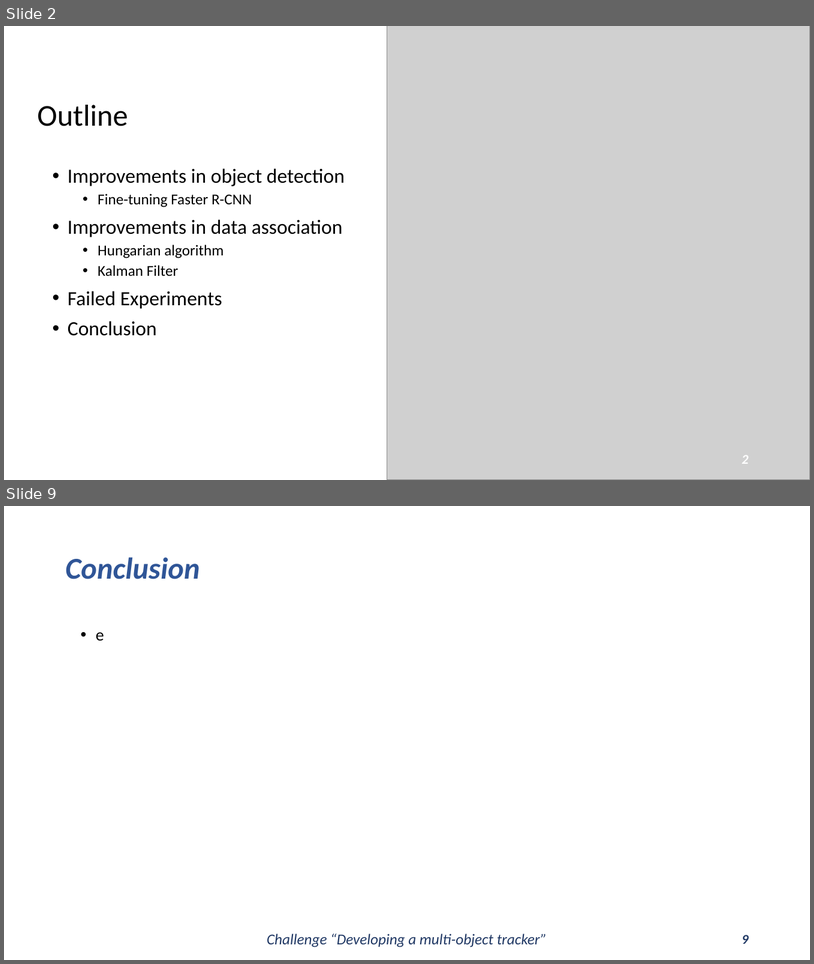
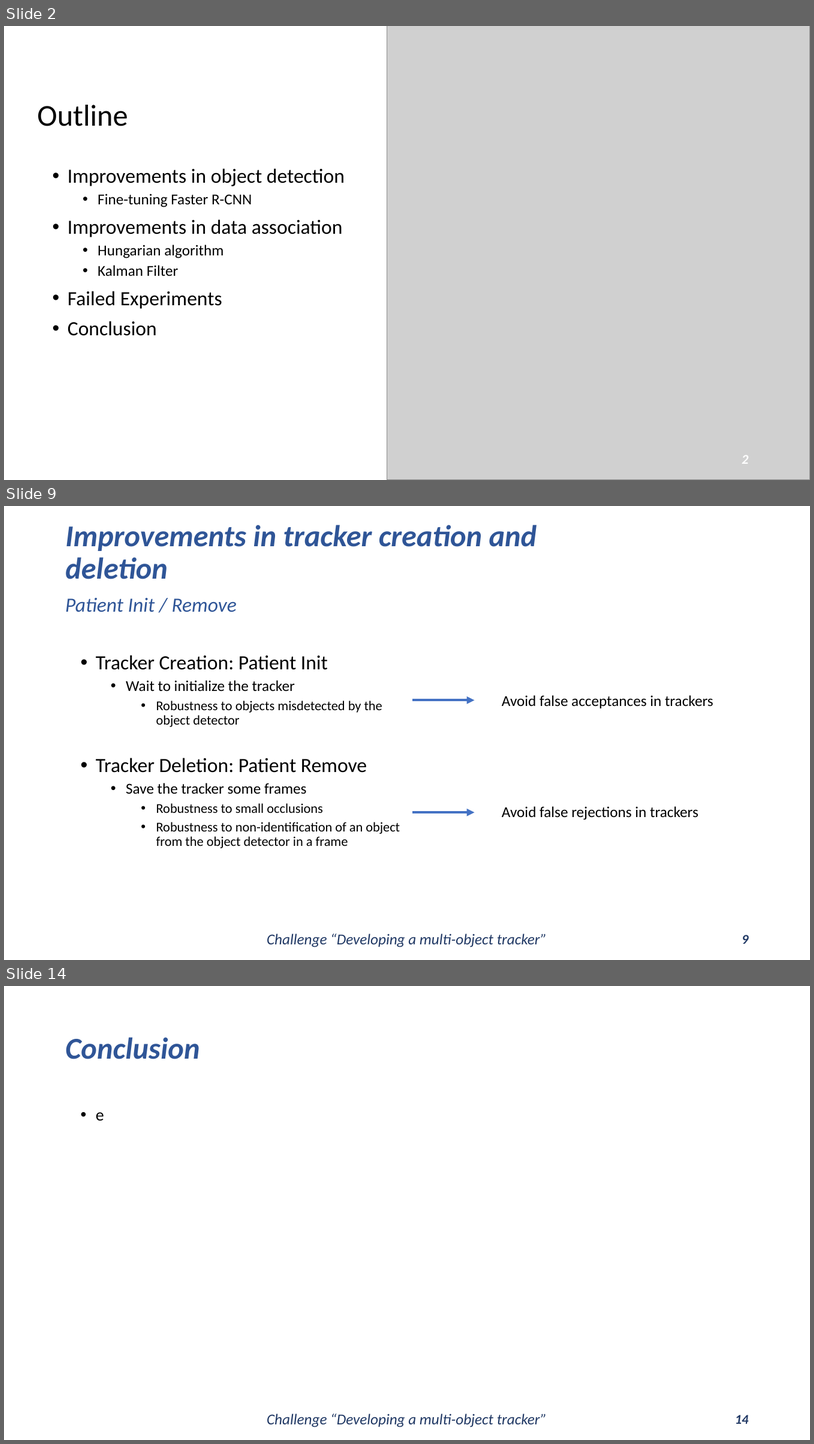
Before and after one commit to Javimh18/DL4VSP, a slide deck: dlvsp_challenge_material/challenge.pptx. Shown one above the other, each under a label of ours: slides 2 and 9 before the commit, slides 2, 9 and 14 after it; the slides between them are not shown. The pictures are 814x964 and 814x1444 pixels, drawn with LibreOffice and Linux fonts; fonts in the diff are those of the drawing; grey boxes stand for pictures. Boxes give left, top, right and bottom in pixels: in the first picture for what was removed or moved away, otherwise in the second. Text is boxed around its words. In the diff, an @@ line names an element or a change of style, - is before the commit and + after.

```diff
--- a/dlvsp_challenge_material/challenge.pptx
+++ b/dlvsp_challenge_material/challenge.pptx
@@ slide 9 added at [4, 506, 810, 960], background #FFFFFF @@
@@ title added at [65, 525, 537, 579], 36 pt, text #2F5597, bold, italic @@
+Improvements in tracker creation and deletion
@@ text added at [65, 598, 237, 612], 24 pt, text #2F5597, italic @@
+Patient Init / Remove
@@ subtitle added at [96, 655, 400, 848], 16 pt, text #000000 @@
+• Tracker Creation: Patient Init
+  • Wait to initialize the tracker
+    • Robustness to objects misdetected by the object detector
+• Tracker Deletion: Patient Remove
+  • Save the tracker some frames
+    • Robustness to small occlusions
+    • Robustness to non-identification of an object from the object detector in a frame
@@ arrow added from (413, 700) to (474, 700), #4472C4 3 pt @@
@@ text added at [502, 695, 714, 708], 18 pt, text #000000 @@
+Avoid false acceptances in trackers
@@ text added at [502, 806, 699, 820], 18 pt, text #000000 @@
+Avoid false rejections in trackers
@@ arrow added from (413, 812) to (474, 812), #4472C4 3 pt @@
@@ text added at [267, 933, 547, 947], 18 pt, text #203864, italic @@
+Challenge “Developing a multi-object tracker”
@@ page number added at [742, 934, 749, 943], 16 pt, text #203864, bold, italic @@
+9
@@ what was slide 9 is now slide 14 @@
@@ page number at [735, 1414, 749, 1423]: text changed @@
-9
+14
```
Also in this commit, not shown: 6 slides changed, 4 other slides added.
